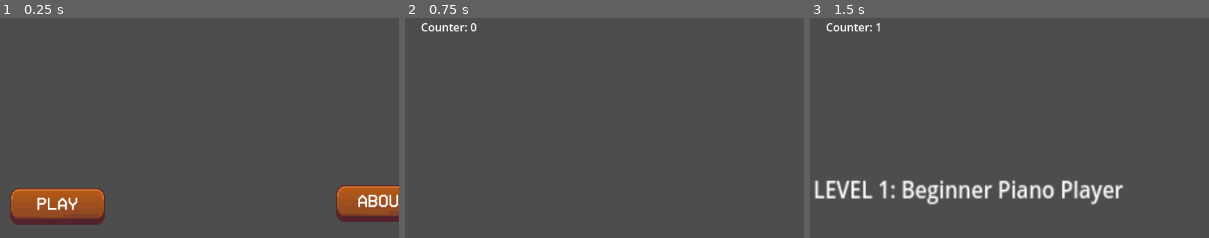
Above: before the commit, frames 1-3 (left to right).
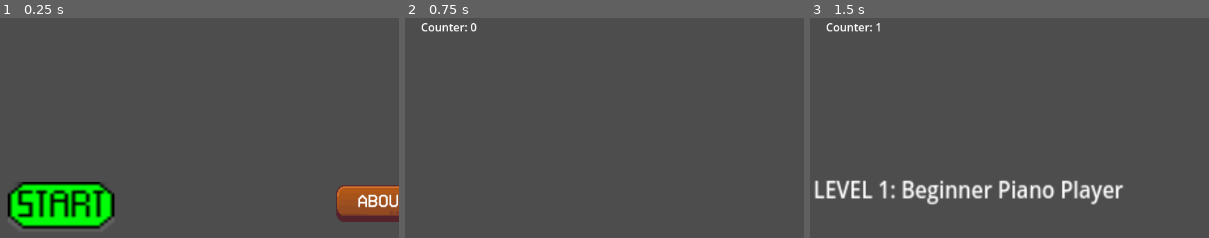
Above: after the commit, the same moments.

Repository: ArsenicBite/FunctionalPiano
Game: Godot game, scene res://HomePage.tscn
Two runs of this game, one before a commit and one after it. Both use one fixed random seed, a clock stepped at 60 frames per second and the inputs below.
Inputs (mouse positions are % of the whole screen's width and height, from its top left; square brackets give the same spot before the commit, where the layout moved):
- Up to frame 1 (0.25 s): no input
- Up to frame 2 (0.75 s): click (9, 93) [8, 93] at 0.5 s
- Up to frame 3 (1.5 s): click (3, 31) at 1.25 s
The pictures show only the part of the screen within x 1-51%, y 50-100%; the shares and areas given below are measured in that part.

The runs differ from the first frame. In frame 1, 5.3% of the frame differs, in the area x 2-29%, y 74-96%; in frame 2, nothing differs; in frame 3, nothing differs.

Commit message:
Piano

Diff:
--- a/music-assaignment/HomePage.tscn
+++ b/music-assaignment/HomePage.tscn
@@ -1,11 +1,11 @@
 [gd_scene load_steps=9 format=3 uid="uid://dyne4eq26lffm"]
 
-[ext_resource type="Texture2D" uid="uid://d0qov4kejacwx" path="res://Buttons/play01.png" id="1_rvcnd"]
 [ext_resource type="Script" path="res://home_page.gd" id="1_uhyve"]
-[ext_resource type="Texture2D" uid="uid://cow0j7qwle5rs" path="res://Buttons/play03.png" id="2_bf1po"]
+[ext_resource type="Texture2D" uid="uid://w3llrc7f6c5n" path="res://Buttons/Unpressed.png" id="2_mdpmb"]
 [ext_resource type="Texture2D" uid="uid://boykru8bmph0p" path="res://Buttons/about01.png" id="3_3kih0"]
 [ext_resource type="Texture2D" uid="uid://b0oe4quonqmfe" path="res://Buttons/information01.png" id="3_5edre"]
 [ext_resource type="Script" path="res://play.gd" id="3_gpnl3"]
+[ext_resource type="Texture2D" uid="uid://0iyhk1vr1fr6" path="res://Buttons/Pressed2.png" id="3_k7a5j"]
 [ext_resource type="Texture2D" uid="uid://sf3v7otaafoj" path="res://Buttons/about03.png" id="4_t617l"]
 [ext_resource type="Texture2D" uid="uid://m8jkakb3uian" path="res://Buttons/information03.png" id="4_xd6mt"]
 
@@ -17,8 +17,10 @@
 offset_top = 564.0
 offset_right = 168.0
 offset_bottom = 636.0
-texture_normal = ExtResource("1_rvcnd")
-texture_hover = ExtResource("2_bf1po")
+scale = Vector2(1.06986, 1.05474)
+texture_normal = ExtResource("2_mdpmb")
+texture_hover = ExtResource("3_k7a5j")
+stretch_mode = 0
 script = ExtResource("3_gpnl3")
 metadata/_edit_use_anchors_ = true
 
Binary file added: music-assaignment/Buttons/Pressed2.png
Not shown, added: music-assaignment/Buttons/Pressed2.png.import
Binary file added: music-assaignment/Buttons/Unpressed.png
Not shown, added: music-assaignment/Buttons/Unpressed.png.import
Binary file added: music-assaignment/Buttons/Untitled-1.png
Not shown, added: music-assaignment/Buttons/Untitled-1.png.import
Binary file added: music-assaignment/Untitled-1.png
Not shown, added: music-assaignment/Untitled-1.png.import
